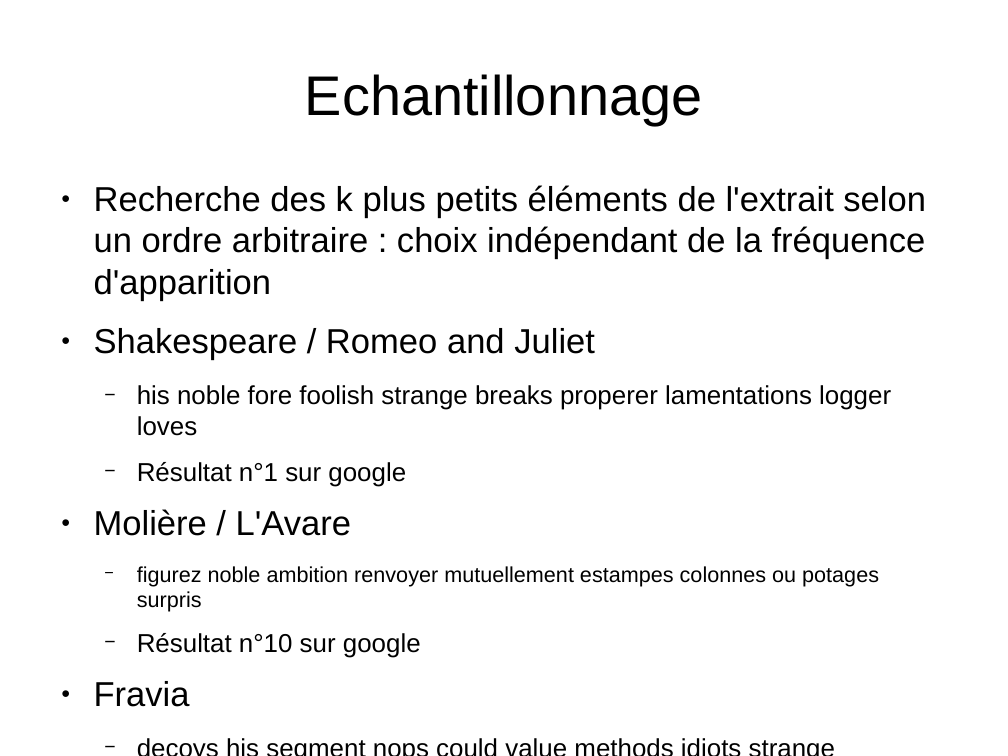
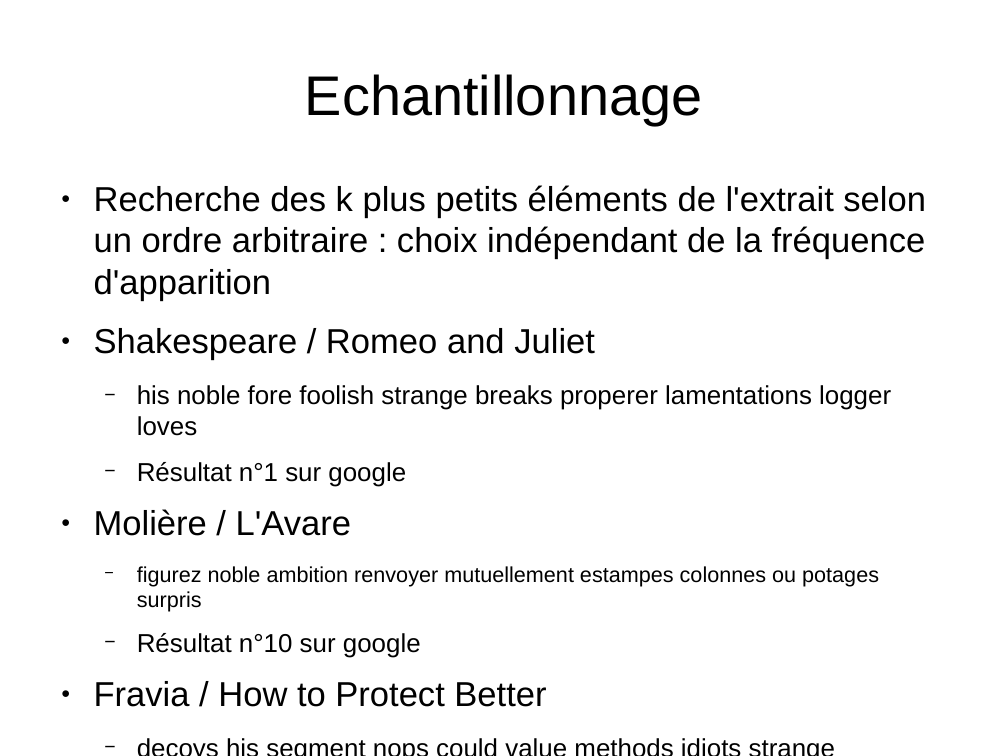
Before and after one commit to tal-chan/projet_inf431, a slide deck: slide 11 of Soutenance.odp (slide 10 before the commit). Drawn at 1008x756 pixels with LibreOffice and Linux fonts; fonts in the diff are those of the drawing. Boxes give left, top, right and bottom in pixels: in the first picture for what was removed or moved away, otherwise in the second. Text is boxed around its words. In the diff, an @@ line names an element or a change of style, - is before the commit and + after.

```diff
--- a/Soutenance.odp
+++ b/Soutenance.odp
@@ text at (x1=94, y1=681, x2=546, y2=707): text changed @@
-● Fravia
+● Fravia / How to Protect Better
```
Also in this commit, not shown: 5 other slides changed, 1 slide added, 3 other files.
